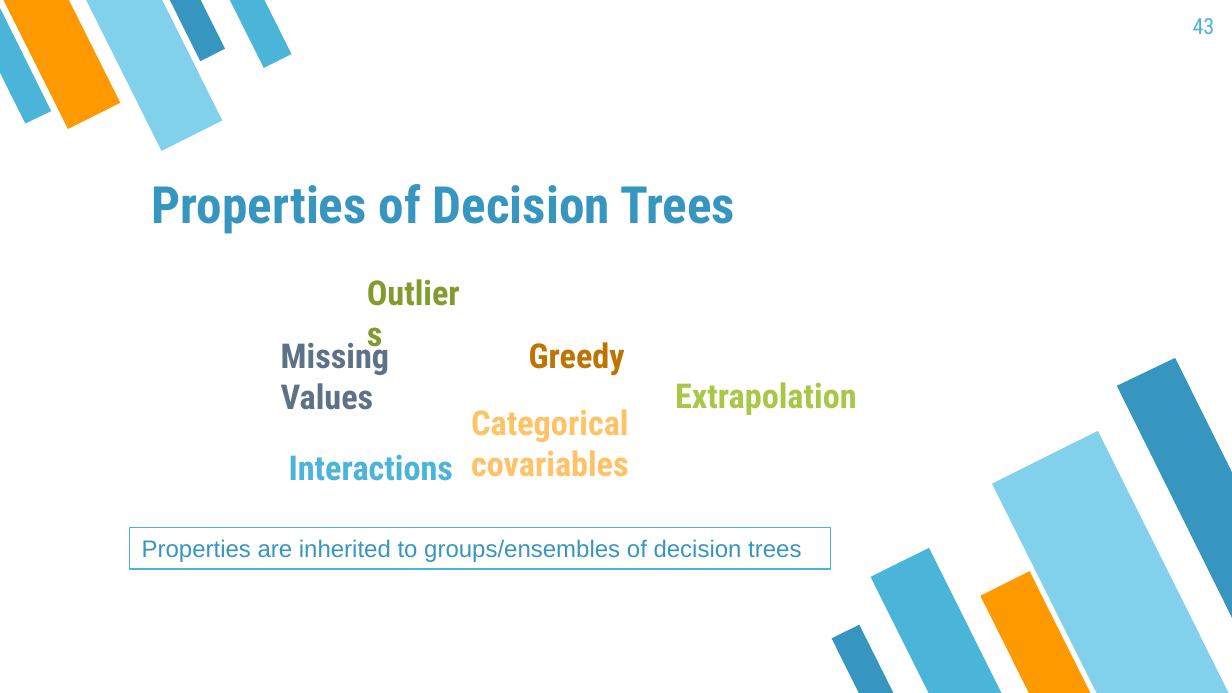
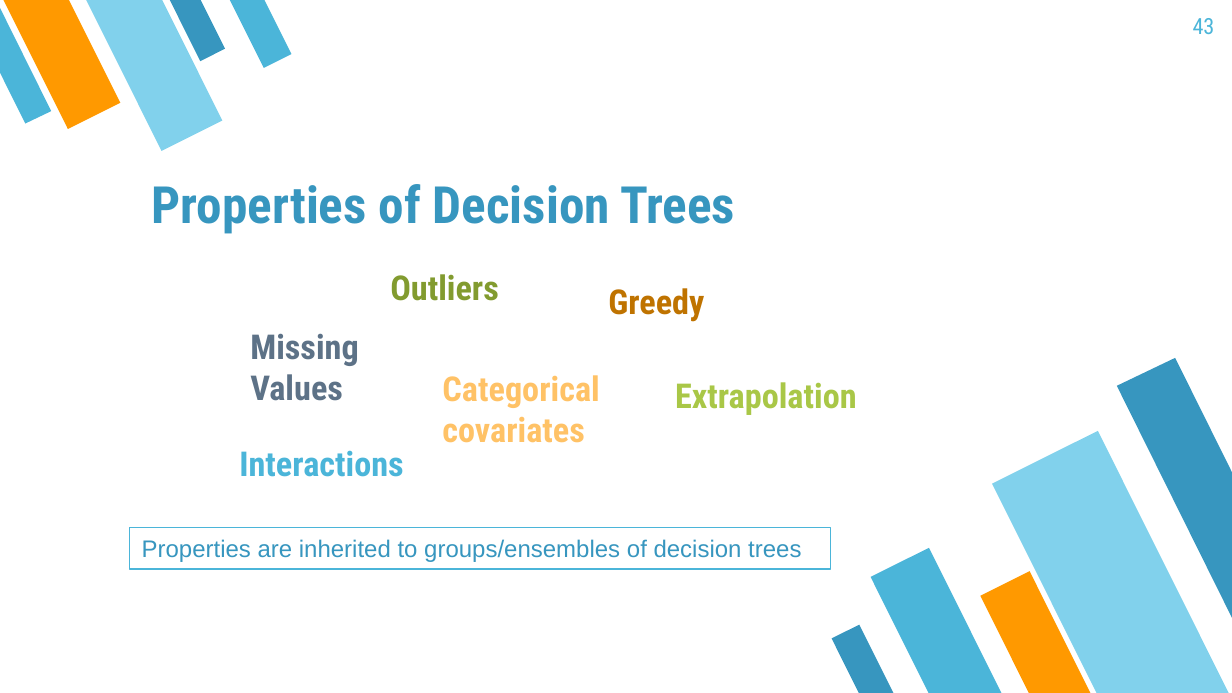
Before and after one commit to mayer79/ml_lecture, a slide deck: slide 43 of slides/ML_Lecture.pptx. Drawn at 1232x693 pixels with LibreOffice and Linux fonts; fonts in the diff are those of the drawing. Boxes give left, top, right and bottom in pixels: in the first picture for what was removed or moved away, otherwise in the second. Text is boxed around its words. In the diff, an @@ line names an element or a change of style, - is before the commit and + after.

```diff
--- a/slides/ML_Lecture.pptx
+++ b/slides/ML_Lecture.pptx
@@ text "Outliers" rewrapped from box(355, 310, 480, 366) to box(390, 274, 499, 301) @@
@@ text "Greedy": place and size @@
-text "Greedy" at box(529, 342, 625, 376)
+text "Greedy" at box(608, 288, 704, 322)
@@ text "Missing Values" rewrapped from box(281, 337, 389, 410) to box(250, 333, 358, 401) @@
@@ text at box(442, 375, 599, 443): text changed @@
-Categorical covariables
+Categorical covariates
@@ text "Interactions": place and size @@
-text "Interactions" at box(289, 455, 453, 481)
+text "Interactions" at box(239, 450, 403, 477)
```
Also in this commit, not shown: 18 other slides changed.
